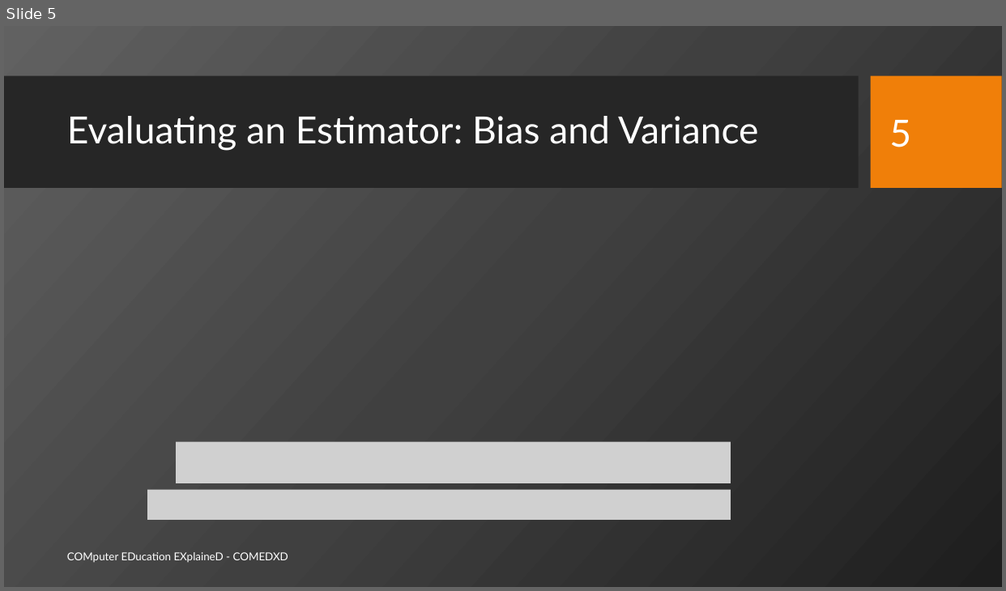
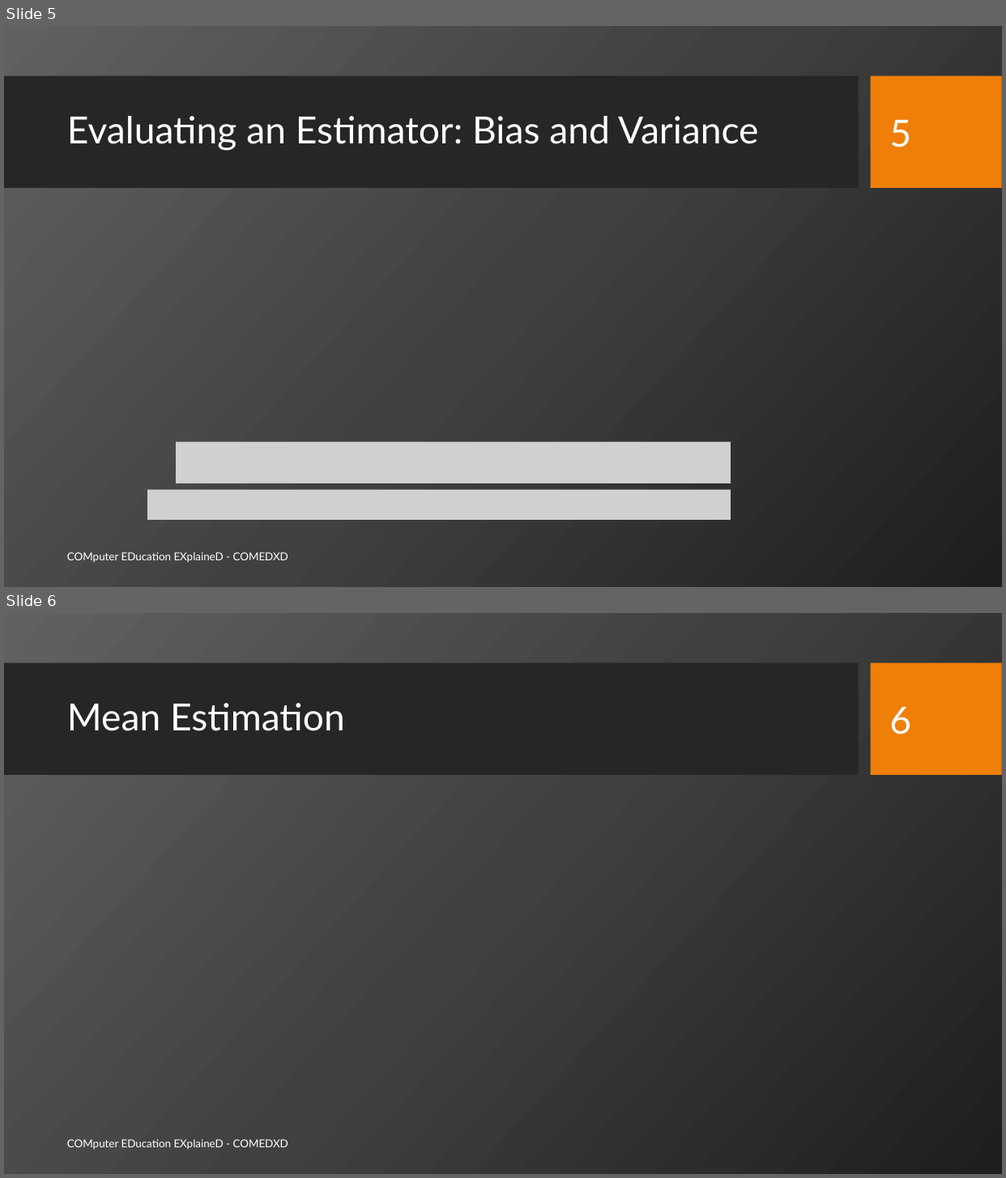
Before and after one commit to sajjo79/Machine-Learning, a slide deck: Slides/ML-Ch4-Parametric Methods-II.pptx. Shown one above the other, each under a label of ours: slide 5 before the commit, slides 5 and 6 after it. The pictures are 1006x591 and 1006x1178 pixels, drawn with LibreOffice and Linux fonts; fonts in the diff are those of the drawing; grey boxes stand for pictures; background and template pictures are left out. Boxes give left, top, right and bottom in pixels: in the first picture for what was removed or moved away, otherwise in the second. Text is boxed around its words. In the diff, an @@ line names an element or a change of style, - is before the commit and + after.

```diff
--- a/Slides/ML-Ch4-Parametric Methods-II.pptx
+++ b/Slides/ML-Ch4-Parametric Methods-II.pptx
@@ slide 6 added at [4,613,1002,1174], background picture (left out); not listed: 2 template elements that a slide beside it also shows @@
@@ title added at [67,703,345,731], 36 pt, text #FFFFFF @@
+Mean Estimation
@@ page number added at [889,707,911,735], 36 pt, text #FFFFFF @@
+6
@@ text added at [67,1139,288,1149], 10.5 pt, text #FFFFFF @@
+COMputer EDucation EXplaineD - COMEDXD
```
Also in this commit, not shown: 6 slides changed, 5 other slides added.
